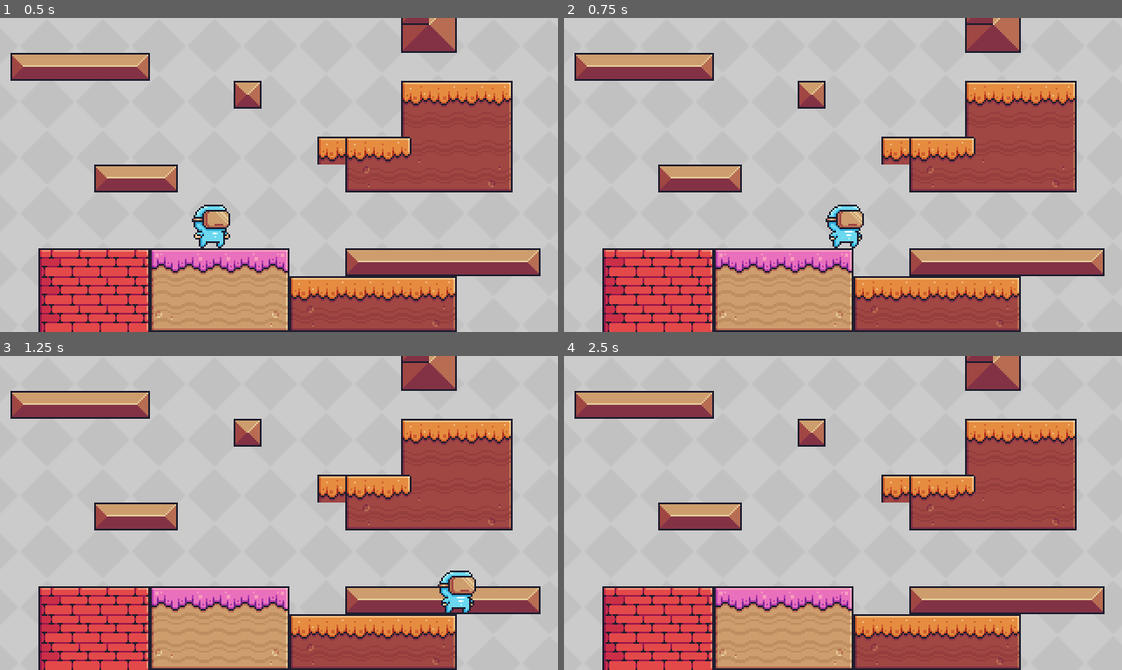
Above: before the commit, frames 1-4 (two rows, left to right).
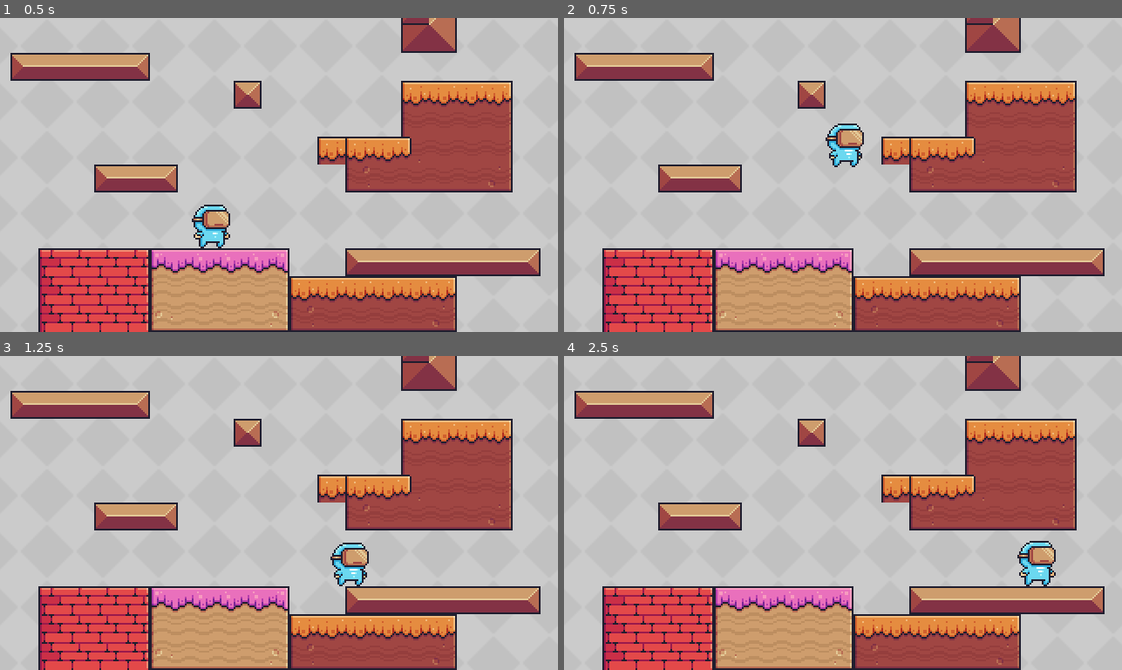
Above: after the commit, the same moments.

Repository: oucar/437-final
Game: Godot game, scene res://Levels/Level1.tscn
Same seed, same stepped clock (60 frames per second), same inputs: the game is played once before the commit and once after it.
Inputs:
- Up to frame 1 (0.5 s): no input
- Up to frame 2 (0.75 s): hold D (right) from 0.53 s (still down); tap Space (jump, bound only after the commit) at 0.6 s
- Up to frame 3 (1.25 s): keep holding D (right); tap Space (jump, bound only after the commit) at 0.77, 1.07 s
- Up to frame 4 (2.5 s): tap Space (jump, bound only after the commit) at 1.35, 1.52, 1.82, 2.1 s; release D (right) at 2.03 s; hold A (left) from 2.03 s (still down)

Frame 1 is identical in both runs. In frame 2, 1.5% of the frame differs, in the area x 46-54%, y 33-74%; in frame 3, 1.4%; in frame 4, 0.8%.

Commit message:
initial movement, jumping and VERY simple state machine for animations

Diff:
--- a/Characters/Player.gd
+++ b/Characters/Player.gd
@@ -2,10 +2,14 @@
 
 # GLOBAL VARIABLES
 var velocity : Vector2
+# turn human readable string into index
+enum STATE { IDLE, RUN, JUMP, DOUBLE_JUMP, WALL_JUMP, HIT, FALL }
 
 # export will be publicly viewable in Inspector
 export(float) var MOVE_SPEED = 200;
-
+var current_state = STATE.IDLE setget set_current_state
+var jumps = 0
+export(float) var jump_impulse = 600
 
 ##### FUNCTIONS ####
 func _physics_process(delta):
@@ -16,8 +20,31 @@
 		min(velocity.y + GameSettings.GRAVITY, GameSettings.TERMINAL_VELOCITY)
 	)
 
+	# Vector2.UP -> Direction of UP direction (check documentation)
+	velocity = move_and_slide(velocity, Vector2.UP)
+
 	print(velocity.y)
-	move_and_slide(velocity)
+
+	pick_next_state()
+
+func pick_next_state():
+	# available in KinematicBody2D
+	if(is_on_floor()):
+		jumps = 0
+
+		# jump (SPACE) is pressed while the main character is on the ground
+		if(Input.is_action_just_pressed("jump")):
+			self.current_state = STATE.JUMP
+		# character moving horizontally, (Abs - absolute val) -> as long it's not 0.
+		elif(abs(velocity.x) > 0):
+			self.current_state = STATE.RUN
+		# idle
+		else:
+			self.current_state = STATE.IDLE
+
+	else:
+		pass
+
 
 
 func get_player_input():
@@ -28,3 +55,18 @@
 	input.y = Input.get_action_strength("down") - Input.get_action_strength("up");
 
 	return input
+
+
+# ACTION FUNCTIONS
+func jump():
+	# amount of movement we want to add upwards
+	velocity.y = -jump_impulse
+	jumps += 1
+
+
+
+# SETTERS AND GETTERS
+func set_current_state(new_state):
+	match(new_state):
+		STATE.JUMP:
+			jump()
--- a/Characters/Player.tscn
+++ b/Characters/Player.tscn
@@ -222,6 +222,118 @@
 [sub_resource type="CapsuleShape2D" id=45]
 height = 4.0
 
+[sub_resource type="Animation" id=46]
+resource_name = "double_jump"
+loop = true
+tracks/0/type = "value"
+tracks/0/path = NodePath("AnimatedSprite:animation")
+tracks/0/interp = 1
+tracks/0/loop_wrap = true
+tracks/0/imported = false
+tracks/0/enabled = true
+tracks/0/keys = {
+"times": PoolRealArray( 0 ),
+"transitions": PoolRealArray( 1 ),
+"update": 1,
+"values": [ "double_jump" ]
+}
+
+[sub_resource type="Animation" id=47]
+resource_name = "fall"
+loop = true
+tracks/0/type = "value"
+tracks/0/path = NodePath("AnimatedSprite:animation")
+tracks/0/interp = 1
+tracks/0/loop_wrap = true
+tracks/0/imported = false
+tracks/0/enabled = true
+tracks/0/keys = {
+"times": PoolRealArray( 0 ),
+"transitions": PoolRealArray( 1 ),
+"update": 1,
+"values": [ "fall" ]
+}
+
+[sub_resource type="Animation" id=48]
+resource_name = "hit"
+loop = true
+tracks/0/type = "value"
+tracks/0/path = NodePath("AnimatedSprite:animation")
+tracks/0/interp = 1
+tracks/0/loop_wrap = true
+tracks/0/imported = false
+tracks/0/enabled = true
+tracks/0/keys = {
+"times": PoolRealArray( 0 ),
+"transitions": PoolRealArray( 1 ),
+"update": 1,
+"values": [ "hit" ]
+}
+
+[sub_resource type="Animation" id=49]
+resource_name = "idle"
+loop = true
+tracks/0/type = "value"
+tracks/0/path = NodePath("AnimatedSprite:animation")
+tracks/0/interp = 1
+tracks/0/loop_wrap = true
+tracks/0/imported = false
+tracks/0/enabled = true
+tracks/0/keys = {
+"times": PoolRealArray( 0 ),
+"transitions": PoolRealArray( 1 ),
+"update": 1,
+"values": [ "idle" ]
+}
+
+[sub_resource type="Animation" id=50]
+resource_name = "jump"
+loop = true
+tracks/0/type = "value"
+tracks/0/path = NodePath("AnimatedSprite:animation")
+tracks/0/interp = 1
+tracks/0/loop_wrap = true
+tracks/0/imported = false
+tracks/0/enabled = true
+tracks/0/keys = {
+"times": PoolRealArray( 0 ),
+"transitions": PoolRealArray( 1 ),
+"update": 1,
+"values": [ "jump" ]
+}
+
+[sub_resource type="Animation" id=51]
+resource_name = "run"
+loop = true
+tracks/0/type = "value"
+tracks/0/path = NodePath("AnimatedSprite:animation")
+tracks/0/interp = 1
+tracks/0/loop_wrap = true
+tracks/0/imported = false
+tracks/0/enabled = true
+tracks/0/keys = {
+"times": PoolRealArray( 0 ),
+"transitions": PoolRealArray( 1 ),
+"update": 1,
+"values": [ "run" ]
+}
+
+[sub_resource type="Animation" id=52]
+resource_name = "wall_jump"
+loop = true
+tracks/0/type = "value"
+tracks/0/path = NodePath("AnimatedSprite:animation")
+tracks/0/interp = 1
+tracks/0/loop_wrap = true
+tracks/0/imported = false
+tracks/0/enabled = true
+tracks/0/keys = {
+"times": PoolRealArray( 0 ),
+"transitions": PoolRealArray( 1 ),
+"update": 1,
+"values": [ "wall_jump" ]
+}
+
 [node name="Player" type="KinematicBody2D"]
 script = ExtResource( 8 )
 
@@ -235,3 +347,12 @@
 [node name="CollisionShape2D" type="CollisionShape2D" parent="."]
 position = Vector2( 0, 1 )
 shape = SubResource( 45 )
+
+[node name="AnimationPlayer" type="AnimationPlayer" parent="."]
+anims/double_jump = SubResource( 46 )
+anims/fall = SubResource( 47 )
+anims/hit = SubResource( 48 )
+anims/idle = SubResource( 49 )
+anims/jump = SubResource( 50 )
+anims/run = SubResource( 51 )
+anims/wall_jump = SubResource( 52 )
--- a/Levels/Tileset.tres
+++ b/Levels/Tileset.tres
@@ -83,6 +83,66 @@
 [sub_resource type="ConvexPolygonShape2D" id=27]
 points = PoolVector2Array( 0, 0, 16, 0, 16, 16, 0, 16 )
 
+[sub_resource type="ConvexPolygonShape2D" id=93]
+points = PoolVector2Array( 0, 0, 16, 0, 16, 16, 0, 16 )
+
+[sub_resource type="ConvexPolygonShape2D" id=94]
+points = PoolVector2Array( 0, 0, 16, 0, 16, 16, 0, 16 )
+
+[sub_resource type="ConvexPolygonShape2D" id=95]
+points = PoolVector2Array( 0, 0, 16, 0, 16, 16, 0, 16 )
+
+[sub_resource type="ConvexPolygonShape2D" id=96]
+points = PoolVector2Array( 0, 0, 16, 0, 16, 16, 0, 16 )
+
+[sub_resource type="ConvexPolygonShape2D" id=97]
+points = PoolVector2Array( 0, 0, 16, 0, 16, 16, 0, 16 )
+
+[sub_resource type="ConvexPolygonShape2D" id=98]
+points = PoolVector2Array( 0, 0, 16, 0, 16, 16, 0, 16 )
+
+[sub_resource type="ConvexPolygonShape2D" id=99]
+points = PoolVector2Array( 0, 0, 16, 0, 16, 16, 0, 16 )
+
+[sub_resource type="ConvexPolygonShape2D" id=100]
+points = PoolVector2Array( 0, 0, 16, 0, 16, 16, 0, 16 )
+
+[sub_resource type="ConvexPolygonShape2D" id=101]
+points = PoolVector2Array( 0, 0, 16, 0, 16, 16, 0, 16 )
+
+[sub_resource type="ConvexPolygonShape2D" id=102]
+points = PoolVector2Array( 0, 0, 16, 0, 16, 16, 0, 16 )
+
+[sub_resource type="ConvexPolygonShape2D" id=103]
+points = PoolVector2Array( 0, 0, 16, 0, 16, 16, 0, 16 )
+
+[sub_resource type="ConvexPolygonShape2D" id=104]
+points = PoolVector2Array( 0, 0, 16, 0, 16, 4, 0, 4 )
+
+[sub_resource type="ConvexPolygonShape2D" id=105]
+points = PoolVector2Array( 0, 0, 16, 0, 16, 4, 0, 4 )
+
+[sub_resource type="ConvexPolygonShape2D" id=106]
+points = PoolVector2Array( 0, 0, 16, 0, 16, 4, 0, 4 )
+
+[sub_resource type="ConvexPolygonShape2D" id=107]
+points = PoolVector2Array( 0, 0, 16, 0, 16, 4, 0, 4 )
+
+[sub_resource type="ConvexPolygonShape2D" id=108]
+points = PoolVector2Array( 0, 0, 16, 0, 16, 4, 0, 4 )
+
+[sub_resource type="ConvexPolygonShape2D" id=109]
+points = PoolVector2Array( 0, 0, 16, 0, 16, 4, 0, 4 )
+
+[sub_resource type="ConvexPolygonShape2D" id=110]
+points = PoolVector2Array( 0, 0, 16, 0, 16, 4, 0, 4 )
+
+[sub_resource type="ConvexPolygonShape2D" id=111]
+points = PoolVector2Array( 0, 0, 16, 0, 16, 4, 0, 4 )
+
+[sub_resource type="ConvexPolygonShape2D" id=112]
+points = PoolVector2Array( 0, 0, 16, 0, 16, 4, 0, 4 )
+
 [sub_resource type="ConvexPolygonShape2D" id=28]
 points = PoolVector2Array( 0, 0, 16, 0, 16, 16, 0, 16 )
 
@@ -276,6 +336,105 @@
 points = PoolVector2Array( 0, 0, 16, 0, 16, 16, 0, 16 )
 
 [sub_resource type="ConvexPolygonShape2D" id=92]
+points = PoolVector2Array( 0, 0, 16, 0, 16, 16, 0, 16 )
+
+[sub_resource type="ConvexPolygonShape2D" id=113]
+points = PoolVector2Array( 0, 0, 16, 0, 16, 16, 0, 16 )
+
+[sub_resource type="ConvexPolygonShape2D" id=114]
+points = PoolVector2Array( 0, 0, 16, 0, 16, 16, 0, 16 )
+
+[sub_resource type="ConvexPolygonShape2D" id=115]
+points = PoolVector2Array( 0, 0, 16, 0, 16, 16, 0, 16 )
+
+[sub_resource type="ConvexPolygonShape2D" id=116]
+points = PoolVector2Array( 0, 0, 16, 0, 16, 16, 0, 16 )
+
+[sub_resource type="ConvexPolygonShape2D" id=117]
+points = PoolVector2Array( 0, 0, 16, 0, 16, 16, 0, 16 )
+
+[sub_resource type="ConvexPolygonShape2D" id=118]
+points = PoolVector2Array( 0, 0, 16, 0, 16, 16, 0, 16 )
+
+[sub_resource type="ConvexPolygonShape2D" id=119]
+points = PoolVector2Array( 0, 0, 16, 0, 16, 16, 0, 16 )
+
+[sub_resource type="ConvexPolygonShape2D" id=120]
+points = PoolVector2Array( 0, 0, 16, 0, 16, 16, 0, 16 )
+
+[sub_resource type="ConvexPolygonShape2D" id=121]
+points = PoolVector2Array( 0, 0, 16, 0, 16, 16, 0, 16 )
+
+[sub_resource type="ConvexPolygonShape2D" id=122]
+points = PoolVector2Array( 0, 0, 16, 0, 16, 16, 0, 16 )
+
+[sub_resource type="ConvexPolygonShape2D" id=123]
+points = PoolVector2Array( 0, 0, 16, 0, 16, 16, 0, 16 )
+
+[sub_resource type="ConvexPolygonShape2D" id=124]
+points = PoolVector2Array( 0, 0, 16, 0, 16, 16, 0, 16 )
+
+[sub_resource type="ConvexPolygonShape2D" id=125]
+points = PoolVector2Array( 0, 0, 16, 0, 16, 16, 0, 16 )
+
+[sub_resource type="ConvexPolygonShape2D" id=126]
+points = PoolVector2Array( 0, 0, 16, 0, 16, 16, 0, 16 )
+
+[sub_resource type="ConvexPolygonShape2D" id=127]
+points = PoolVector2Array( 0, 0, 16, 0, 16, 16, 0, 16 )
+
+[sub_resource type="ConvexPolygonShape2D" id=128]
+points = PoolVector2Array( 0, 0, 16, 0, 16, 16, 0, 16 )
+
+[sub_resource type="ConvexPolygonShape2D" id=129]
+points = PoolVector2Array( 0, 0, 16, 0, 16, 16, 0, 16 )
+
+[sub_resource type="ConvexPolygonShape2D" id=130]
+points = PoolVector2Array( 0, 0, 16, 0, 16, 16, 0, 16 )
+
+[sub_resource type="ConvexPolygonShape2D" id=131]
+points = PoolVector2Array( 0, 0, 16, 0, 16, 16, 0, 16 )
+
+[sub_resource type="ConvexPolygonShape2D" id=132]
+points = PoolVector2Array( 0, 0, 16, 0, 16, 16, 0, 16 )
+
+[sub_resource type="ConvexPolygonShape2D" id=133]
+points = PoolVector2Array( 0, 0, 16, 0, 16, 16, 0, 16 )
+
+[sub_resource type="ConvexPolygonShape2D" id=134]
+points = PoolVector2Array( 0, 0, 16, 0, 16, 16, 0, 16 )
+
+[sub_resource type="ConvexPolygonShape2D" id=135]
+points = PoolVector2Array( 0, 0, 16, 0, 16, 16, 0, 16 )
+
+[sub_resource type="ConvexPolygonShape2D" id=136]
+points = PoolVector2Array( 0, 0, 16, 0, 16, 16, 0, 16 )
+
+[sub_resource type="ConvexPolygonShape2D" id=137]
+points = PoolVector2Array( 0, 0, 16, 0, 16, 16, 0, 16 )
+
+[sub_resource type="ConvexPolygonShape2D" id=138]
+points = PoolVector2Array( 0, 0, 16, 0, 16, 16, 0, 16 )
+
+[sub_resource type="ConvexPolygonShape2D" id=139]
+points = PoolVector2Array( 0, 0, 16, 0, 16, 16, 0, 16 )
+
+[sub_resource type="ConvexPolygonShape2D" id=140]
+points = PoolVector2Array( 0, 0, 16, 0, 16, 16, 0, 16 )
+
+[sub_resource type="ConvexPolygonShape2D" id=141]
+points = PoolVector2Array( 0, 0, 16, 0, 16, 16, 0, 16 )
+
+[sub_resource type="ConvexPolygonShape2D" id=142]
+points = PoolVector2Array( 0, 0, 16, 0, 16, 16, 0, 16 )
+
+[sub_resource type="ConvexPolygonShape2D" id=143]
+points = PoolVector2Array( 0, 0, 16, 0, 16, 16, 0, 16 )
+
+[sub_resource type="ConvexPolygonShape2D" id=144]
+points = PoolVector2Array( 0, 0, 16, 0, 16, 16, 0, 16 )
+
+[sub_resource type="ConvexPolygonShape2D" id=145]
 points = PoolVector2Array( 0, 0, 16, 0, 16, 16, 0, 16 )
 
 [resource]
@@ -1018,9 +1177,76 @@
 7/navigation_offset = Vector2( 0, 0 )
 7/shape_offset = Vector2( 0, 0 )
 7/shape_transform = Transform2D( 1, 0, 0, 1, 0, 0 )
+7/shape = SubResource( 113 )
 7/shape_one_way = false
-7/shape_one_way_margin = 0.0
-7/shapes = [  ]
+7/shape_one_way_margin = 1.0
+7/shapes = [ {
+"autotile_coord": Vector2( 0, 0 ),
+"one_way": false,
+"one_way_margin": 1.0,
+"shape": SubResource( 113 ),
+"shape_transform": Transform2D( 1, 0, 0, 1, 0, 0 )
+}, {
+"autotile_coord": Vector2( 1, 0 ),
+"one_way": false,
+"one_way_margin": 1.0,
+"shape": SubResource( 114 ),
+"shape_transform": Transform2D( 1, 0, 0, 1, 0, 0 )
+}, {
+"autotile_coord": Vector2( 2, 0 ),
+"one_way": false,
+"one_way_margin": 1.0,
+"shape": SubResource( 115 ),
+"shape_transform": Transform2D( 1, 0, 0, 1, 0, 0 )
+}, {
+"autotile_coord": Vector2( 3, 0 ),
+"one_way": false,
+"one_way_margin": 1.0,
+"shape": SubResource( 116 ),
+"shape_transform": Transform2D( 1, 0, 0, 1, 0, 0 )
+}, {
+"autotile_coord": Vector2( 3, 1 ),
+"one_way": false,
+"one_way_margin": 1.0,
+"shape": SubResource( 117 ),
+"shape_transform": Transform2D( 1, 0, 0, 1, 0, 0 )
+}, {
+"autotile_coord": Vector2( 3, 2 ),
+"one_way": false,
+"one_way_margin": 1.0,
+"shape": SubResource( 118 ),
+"shape_transform": Transform2D( 1, 0, 0, 1, 0, 0 )
+}, {
+"autotile_coord": Vector2( 2, 2 ),
+"one_way": false,
+"one_way_margin": 1.0,
+"shape": SubResource( 119 ),
+"shape_transform": Transform2D( 1, 0, 0, 1, 0, 0 )
+}, {
+"autotile_coord": Vector2( 2, 1 ),
+"one_way": false,
+"one_way_margin": 1.0,
+"shape": SubResource( 120 ),
+"shape_transform": Transform2D( 1, 0, 0, 1, 0, 0 )
+}, {
+"autotile_coord": Vector2( 1, 1 ),
+"one_way": false,
+"one_way_margin": 1.0,
+"shape": SubResource( 121 ),
+"shape_transform": Transform2D( 1, 0, 0, 1, 0, 0 )
+}, {
+"autotile_coord": Vector2( 0, 1 ),
+"one_way": false,
+"one_way_margin": 1.0,
+"shape": SubResource( 122 ),
+"shape_transform": Transform2D( 1, 0, 0, 1, 0, 0 )
+}, {
+"autotile_coord": Vector2( 1, 2 ),
+"one_way": false,
+"one_way_margin": 1.0,
+"shape": SubResource( 123 ),
+"shape_transform": Transform2D( 1, 0, 0, 1, 0, 0 )
+} ]
 7/z_index = 0
 8/name = "Terrain (16x16).png 8"
 8/texture = ExtResource( 1 )
@@ -1041,9 +1267,76 @@
 8/navigation_offset = Vector2( 0, 0 )
 8/shape_offset = Vector2( 0, 0 )
 8/shape_transform = Transform2D( 1, 0, 0, 1, 0, 0 )
+8/shape = SubResource( 124 )
 8/shape_one_way = false
-8/shape_one_way_margin = 0.0
-8/shapes = [  ]
+8/shape_one_way_margin = 1.0
+8/shapes = [ {
+"autotile_coord": Vector2( 1, 2 ),
+"one_way": false,
+"one_way_margin": 1.0,
+"shape": SubResource( 124 ),
+"shape_transform": Transform2D( 1, 0, 0, 1, 0, 0 )
+}, {
+"autotile_coord": Vector2( 2, 2 ),
+"one_way": false,
+"one_way_margin": 1.0,
+"shape": SubResource( 125 ),
+"shape_transform": Transform2D( 1, 0, 0, 1, 0, 0 )
+}, {
+"autotile_coord": Vector2( 3, 2 ),
+"one_way": false,
+"one_way_margin": 1.0,
+"shape": SubResource( 126 ),
+"shape_transform": Transform2D( 1, 0, 0, 1, 0, 0 )
+}, {
+"autotile_coord": Vector2( 3, 1 ),
+"one_way": false,
+"one_way_margin": 1.0,
+"shape": SubResource( 127 ),
+"shape_transform": Transform2D( 1, 0, 0, 1, 0, 0 )
+}, {
+"autotile_coord": Vector2( 3, 0 ),
+"one_way": false,
+"one_way_margin": 1.0,
+"shape": SubResource( 128 ),
+"shape_transform": Transform2D( 1, 0, 0, 1, 0, 0 )
+}, {
+"autotile_coord": Vector2( 2, 0 ),
+"one_way": false,
+"one_way_margin": 1.0,
+"shape": SubResource( 129 ),
+"shape_transform": Transform2D( 1, 0, 0, 1, 0, 0 )
+}, {
+"autotile_coord": Vector2( 1, 0 ),
+"one_way": false,
+"one_way_margin": 1.0,
+"shape": SubResource( 130 ),
+"shape_transform": Transform2D( 1, 0, 0, 1, 0, 0 )
+}, {
+"autotile_coord": Vector2( 0, 0 ),
+"one_way": false,
+"one_way_margin": 1.0,
+"shape": SubResource( 131 ),
+"shape_transform": Transform2D( 1, 0, 0, 1, 0, 0 )
+}, {
+"autotile_coord": Vector2( 0, 1 ),
+"one_way": false,
+"one_way_margin": 1.0,
+"shape": SubResource( 132 ),
+"shape_transform": Transform2D( 1, 0, 0, 1, 0, 0 )
+}, {
+"autotile_coord": Vector2( 1, 1 ),
+"one_way": false,
+"one_way_margin": 1.0,
+"shape": SubResource( 133 ),
+"shape_transform": Transform2D( 1, 0, 0, 1, 0, 0 )
+}, {
+"autotile_coord": Vector2( 2, 1 ),
+"one_way": false,
+"one_way_margin": 1.0,
+"shape": SubResource( 134 ),
+"shape_transform": Transform2D( 1, 0, 0, 1, 0, 0 )
+} ]
 8/z_index = 0
 9/name = "Terrain (16x16).png 9"
 9/texture = ExtResource( 1 )
@@ -1064,9 +1357,76 @@
 9/navigation_offset = Vector2( 0, 0 )
 9/shape_offset = Vector2( 0, 0 )
 9/shape_transform = Transform2D( 1, 0, 0, 1, 0, 0 )
+9/shape = SubResource( 135 )
 9/shape_one_way = false
-9/shape_one_way_margin = 0.0
-9/shapes = [  ]
+9/shape_one_way_margin = 1.0
+9/shapes = [ {
+"autotile_coord": Vector2( 0, 0 ),
+"one_way": false,
+"one_way_margin": 1.0,
+"shape": SubResource( 135 ),
+"shape_transform": Transform2D( 1, 0, 0, 1, 0, 0 )
+}, {
+"autotile_coord": Vector2( 1, 0 ),
+"one_way": false,
+"one_way_margin": 1.0,
+"shape": SubResource( 136 ),
+"shape_transform": Transform2D( 1, 0, 0, 1, 0, 0 )
+}, {
+"autotile_coord": Vector2( 2, 0 ),
+"one_way": false,
+"one_way_margin": 1.0,
+"shape": SubResource( 137 ),
+"shape_transform": Transform2D( 1, 0, 0, 1, 0, 0 )
+}, {
+"autotile_coord": Vector2( 3, 0 ),
+"one_way": false,
+"one_way_margin": 1.0,
+"shape": SubResource( 138 ),
+"shape_transform": Transform2D( 1, 0, 0, 1, 0, 0 )
+}, {
+"autotile_coord": Vector2( 3, 1 ),
+"one_way": false,
+"one_way_margin": 1.0,
+"shape": SubResource( 139 ),
+"shape_transform": Transform2D( 1, 0, 0, 1, 0, 0 )
+}, {
+"autotile_coord": Vector2( 3, 2 ),
+"one_way": false,
+"one_way_margin": 1.0,
+"shape": SubResource( 140 ),
+"shape_transform": Transform2D( 1, 0, 0, 1, 0, 0 )
+}, {
+"autotile_coord": Vector2( 2, 2 ),
+"one_way": false,
+"one_way_margin": 1.0,
+"shape": SubResource( 141 ),
+"shape_transform": Transform2D( 1, 0, 0, 1, 0, 0 )
+}, {
+"autotile_coord": Vector2( 2, 1 ),
+"one_way": false,
+"one_way_margin": 1.0,
+"shape": SubResource( 142 ),
+"shape_transform": Transform2D( 1, 0, 0, 1, 0, 0 )
+}, {
+"autotile_coord": Vector2( 1, 1 ),
+"one_way": false,
+"one_way_margin": 1.0,
+"shape": SubResource( 143 ),
+"shape_transform": Transform2D( 1, 0, 0, 1, 0, 0 )
+}, {
+"autotile_coord": Vector2( 1, 2 ),
+"one_way": false,
+"one_way_margin": 1.0,
+"shape": SubResource( 144 ),
+"shape_transform": Transform2D( 1, 0, 0, 1, 0, 0 )
+}, {
+"autotile_coord": Vector2( 0, 1 ),
+"one_way": false,
+"one_way_margin": 1.0,
+"shape": SubResource( 145 ),
+"shape_transform": Transform2D( 1, 0, 0, 1, 0, 0 )
+} ]
 9/z_index = 0
 10/name = "Terrain (16x16).png 10"
 10/texture = ExtResource( 1 )
@@ -1087,7 +1447,200 @@
 10/navigation_offset = Vector2( 0, 0 )
 10/shape_offset = Vector2( 0, 0 )
 10/shape_transform = Transform2D( 1, 0, 0, 1, 0, 0 )
+10/shape = SubResource( 93 )
 10/shape_one_way = false
-10/shape_one_way_margin = 0.0
-10/shapes = [  ]
+10/shape_one_way_margin = 1.0
+10/shapes = [ {
+"autotile_coord": Vector2( 0, 0 ),
+"one_way": false,
+"one_way_margin": 1.0,
+"shape": SubResource( 93 ),
+"shape_transform": Transform2D( 1, 0, 0, 1, 0, 0 )
+}, {
+"autotile_coord": Vector2( 0, 1 ),
+"one_way": false,
+"one_way_margin": 1.0,
+"shape": SubResource( 94 ),
+"shape_transform": Transform2D( 1, 0, 0, 1, 0, 0 )
+}, {
+"autotile_coord": Vector2( 1, 1 ),
+"one_way": false,
+"one_way_margin": 1.0,
+"shape": SubResource( 95 ),
+"shape_transform": Transform2D( 1, 0, 0, 1, 0, 0 )
+}, {
+"autotile_coord": Vector2( 1, 2 ),
+"one_way": false,
+"one_way_margin": 1.0,
+"shape": SubResource( 96 ),
+"shape_transform": Transform2D( 1, 0, 0, 1, 0, 0 )
+}, {
+"autotile_coord": Vector2( 2, 2 ),
+"one_way": false,
+"one_way_margin": 1.0,
+"shape": SubResource( 97 ),
+"shape_transform": Transform2D( 1, 0, 0, 1, 0, 0 )
+}, {
+"autotile_coord": Vector2( 2, 1 ),
+"one_way": false,
+"one_way_margin": 1.0,
+"shape": SubResource( 98 ),
+"shape_transform": Transform2D( 1, 0, 0, 1, 0, 0 )
+}, {
+"autotile_coord": Vector2( 2, 0 ),
+"one_way": false,
+"one_way_margin": 1.0,
+"shape": SubResource( 99 ),
+"shape_transform": Transform2D( 1, 0, 0, 1, 0, 0 )
+}, {
+"autotile_coord": Vector2( 1, 0 ),
+"one_way": false,
+"one_way_margin": 1.0,
+"shape": SubResource( 100 ),
+"shape_transform": Transform2D( 1, 0, 0, 1, 0, 0 )
+}, {
+"autotile_coord": Vector2( 3, 0 ),
+"one_way": false,
+"one_way_margin": 1.0,
+"shape": SubResource( 101 ),
+"shape_transform": Transform2D( 1, 0, 0, 1, 0, 0 )
+}, {
+"autotile_coord": Vector2( 3, 1 ),
+"one_way": false,
+"one_way_margin": 1.0,
+"shape": SubResource( 102 ),
+"shape_transform": Transform2D( 1, 0, 0, 1, 0, 0 )
+}, {
+"autotile_coord": Vector2( 3, 2 ),
+"one_way": false,
+"one_way_margin": 1.0,
+"shape": SubResource( 103 ),
+"shape_transform": Transform2D( 1, 0, 0, 1, 0, 0 )
+} ]
 10/z_index = 0
+11/name = "Terrain (16x16).png 11"
+11/texture = ExtResource( 1 )
+11/tex_offset = Vector2( 0, 0 )
+11/modulate = Color( 1, 1, 1, 1 )
+11/region = Rect2( 272, 0, 48, 16 )
+11/tile_mode = 1
+11/autotile/bitmask_mode = 1
+11/autotile/bitmask_flags = [ Vector2( 0, 0 ), 48, Vector2( 1, 0 ), 56, Vector2( 2, 0 ), 24 ]
+11/autotile/icon_coordinate = Vector2( 0, 0 )
+11/autotile/tile_size = Vector2( 16, 16 )
+11/autotile/spacing = 0
+11/autotile/occluder_map = [  ]
+11/autotile/navpoly_map = [  ]
+11/autotile/priority_map = [  ]
+11/autotile/z_index_map = [  ]
+11/occluder_offset = Vector2( 0, 0 )
+11/navigation_offset = Vector2( 0, 0 )
+11/shape_offset = Vector2( 0, 0 )
+11/shape_transform = Transform2D( 1, 0, 0, 1, 0, 0 )
+11/shape = SubResource( 104 )
+11/shape_one_way = false
+11/shape_one_way_margin = 1.0
+11/shapes = [ {
+"autotile_coord": Vector2( 0, 0 ),
+"one_way": false,
+"one_way_margin": 1.0,
+"shape": SubResource( 104 ),
+"shape_transform": Transform2D( 1, 0, 0, 1, 0, 0 )
+}, {
+"autotile_coord": Vector2( 1, 0 ),
+"one_way": false,
+"one_way_margin": 1.0,
+"shape": SubResource( 105 ),
+"shape_transform": Transform2D( 1, 0, 0, 1, 0, 0 )
+}, {
+"autotile_coord": Vector2( 2, 0 ),
+"one_way": false,
+"one_way_margin": 1.0,
+"shape": SubResource( 106 ),
+"shape_transform": Transform2D( 1, 0, 0, 1, 0, 0 )
+} ]
+11/z_index = 0
+12/name = "Terrain (16x16).png 12"
+12/texture = ExtResource( 1 )
+12/tex_offset = Vector2( 0, 0 )
+12/modulate = Color( 1, 1, 1, 1 )
+12/region = Rect2( 272, 16, 48, 16 )
+12/tile_mode = 1
+12/autotile/bitmask_mode = 1
+12/autotile/bitmask_flags = [ Vector2( 0, 0 ), 48, Vector2( 1, 0 ), 56, Vector2( 2, 0 ), 24 ]
+12/autotile/icon_coordinate = Vector2( 0, 0 )
+12/autotile/tile_size = Vector2( 16, 16 )
+12/autotile/spacing = 0
+12/autotile/occluder_map = [  ]
+12/autotile/navpoly_map = [  ]
+12/autotile/priority_map = [  ]
+12/autotile/z_index_map = [  ]
+12/occluder_offset = Vector2( 0, 0 )
+12/navigation_offset = Vector2( 0, 0 )
+12/shape_offset = Vector2( 0, 0 )
+12/shape_transform = Transform2D( 1, 0, 0, 1, 0, 0 )
+12/shape = SubResource( 107 )
+12/shape_one_way = false
+12/shape_one_way_margin = 1.0
+12/shapes = [ {
+"autotile_coord": Vector2( 2, 0 ),
+"one_way": false,
+"one_way_margin": 1.0,
+"shape": SubResource( 107 ),
+"shape_transform": Transform2D( 1, 0, 0, 1, 0, 0 )
+}, {
+"autotile_coord": Vector2( 1, 0 ),
+"one_way": false,
+"one_way_margin": 1.0,
+"shape": SubResource( 108 ),
+"shape_transform": Transform2D( 1, 0, 0, 1, 0, 0 )
+}, {
+"autotile_coord": Vector2( 0, 0 ),
+"one_way": false,
+"one_way_margin": 1.0,
+"shape": SubResource( 109 ),
+"shape_transform": Transform2D( 1, 0, 0, 1, 0, 0 )
+} ]
+12/z_index = 0
+13/name = "Terrain (16x16).png 13"
+13/texture = ExtResource( 1 )
+13/tex_offset = Vector2( 0, 0 )
+13/modulate = Color( 1, 1, 1, 1 )
+13/region = Rect2( 272, 32, 48, 16 )
+13/tile_mode = 1
+13/autotile/bitmask_mode = 1
+13/autotile/bitmask_flags = [ Vector2( 0, 0 ), 48, Vector2( 1, 0 ), 56, Vector2( 2, 0 ), 24 ]
+13/autotile/icon_coordinate = Vector2( 0, 0 )
+13/autotile/tile_size = Vector2( 16, 16 )
+13/autotile/spacing = 0
+13/autotile/occluder_map = [  ]
+13/autotile/navpoly_map = [  ]
+13/autotile/priority_map = [  ]
+13/autotile/z_index_map = [  ]
+13/occluder_offset = Vector2( 0, 0 )
+13/navigation_offset = Vector2( 0, 0 )
+13/shape_offset = Vector2( 0, 0 )
+13/shape_transform = Transform2D( 1, 0, 0, 1, 0, 0 )
+13/shape = SubResource( 110 )
+13/shape_one_way = false
+13/shape_one_way_margin = 1.0
+13/shapes = [ {
+"autotile_coord": Vector2( 0, 0 ),
+"one_way": false,
+"one_way_margin": 1.0,
+"shape": SubResource( 110 ),
+"shape_transform": Transform2D( 1, 0, 0, 1, 0, 0 )
+}, {
+"autotile_coord": Vector2( 1, 0 ),
+"one_way": false,
+"one_way_margin": 1.0,
+"shape": SubResource( 111 ),
+"shape_transform": Transform2D( 1, 0, 0, 1, 0, 0 )
+}, {
+"autotile_coord": Vector2( 2, 0 ),
+"one_way": false,
+"one_way_margin": 1.0,
+"shape": SubResource( 112 ),
+"shape_transform": Transform2D( 1, 0, 0, 1, 0, 0 )
+} ]
+13/z_index = 0
--- a/project.godot
+++ b/project.godot
@@ -76,6 +76,11 @@
 "events": [ Object(InputEventKey,"resource_local_to_scene":false,"resource_name":"","device":0,"alt":false,"shift":false,"control":false,"meta":false,"command":false,"pressed":false,"scancode":0,"physical_scancode":68,"unicode":0,"echo":false,"script":null)
  ]
 }
+jump={
+"deadzone": 0.5,
+"events": [ Object(InputEventKey,"resource_local_to_scene":false,"resource_name":"","device":0,"alt":false,"shift":false,"control":false,"meta":false,"command":false,"pressed":false,"scancode":0,"physical_scancode":32,"unicode":0,"echo":false,"script":null)
+ ]
+}
 
 [physics]
 
Not shown: 1 places in Characters/Player.tscn that only renumber resources
Not shown: 1 places in Levels/Tileset.tres that only renumber resources
